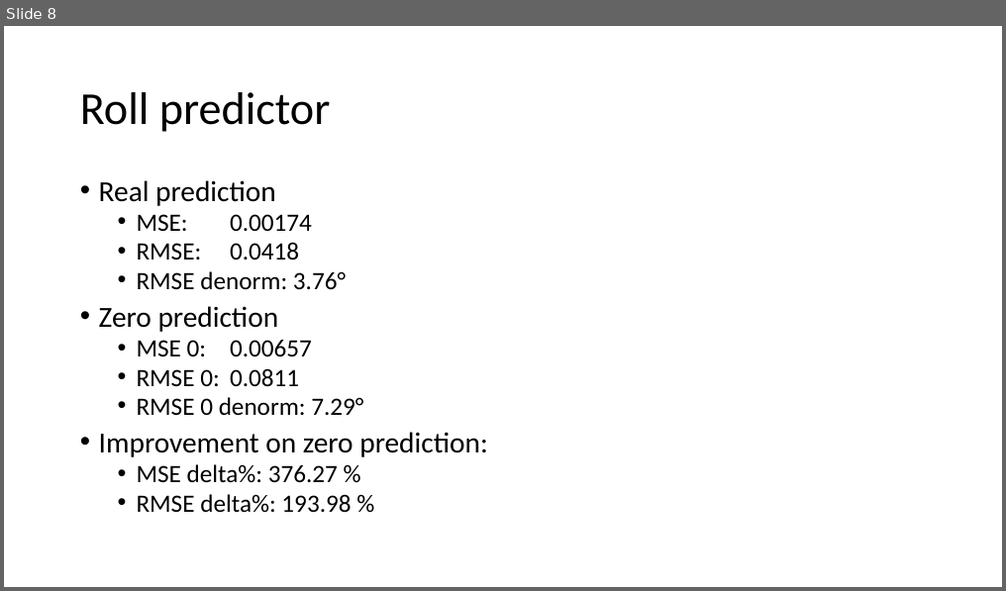
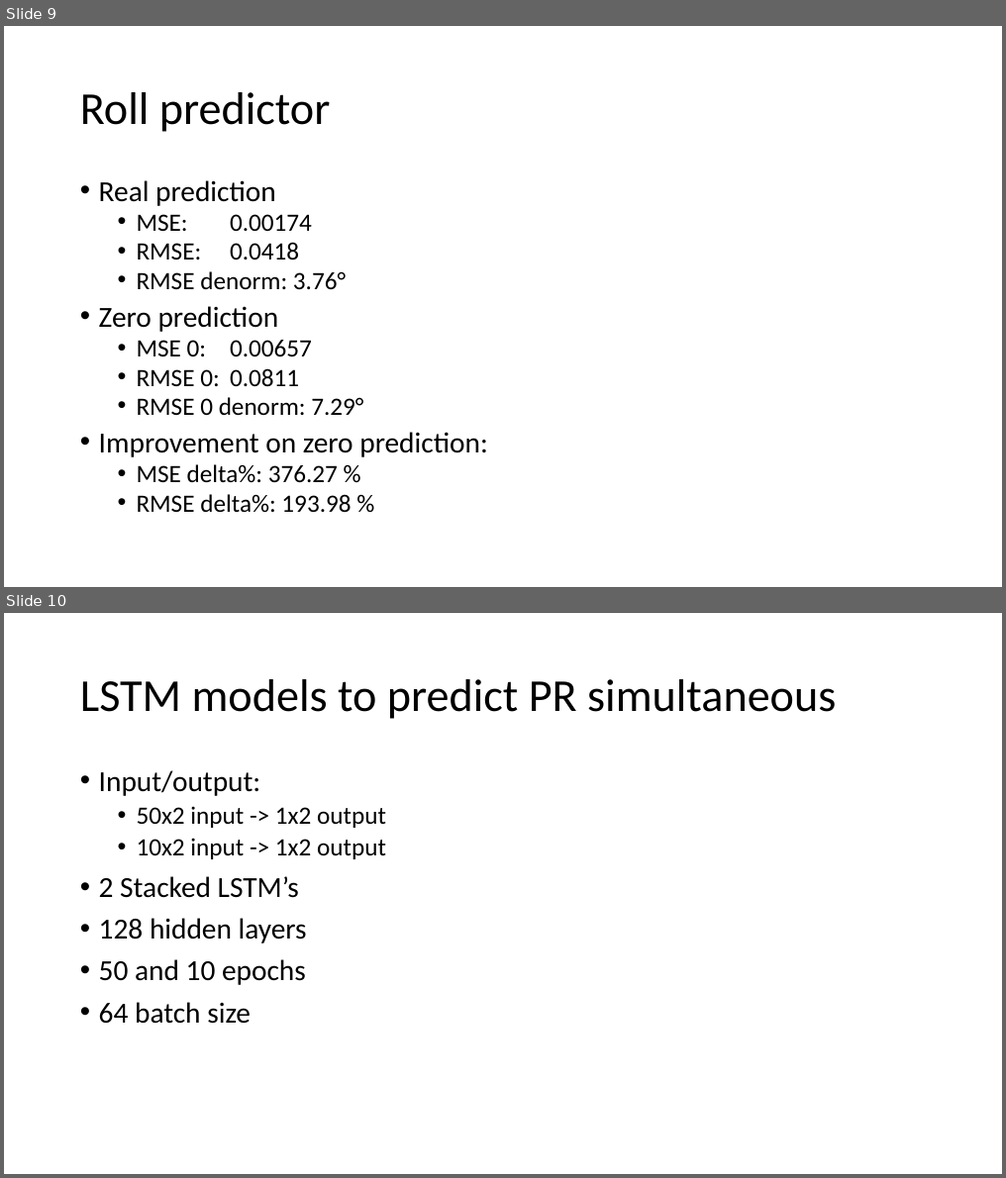
Before and after one commit to lancedw/3D-state-prediction-for-surface-vessels-using-IMU-data-and-images, a slide deck: Documentation/Presentations/Meeting 25-03-22.pptx. Shown one above the other, each under a label of ours: slide 8 before the commit, slides 9 and 10 after it. The pictures are 1006x591 and 1006x1178 pixels, drawn with LibreOffice and Linux fonts; fonts in the diff are those of the drawing. Boxes give left, top, right and bottom in pixels: in the first picture for what was removed or moved away, otherwise in the second. Text is boxed around its words. In the diff, an @@ line names an element or a change of style, - is before the commit and + after.

Commit message:
testing PR model with diff seq length

```diff
--- a/Documentation/Presentations/Meeting 25-03-22.pptx
+++ b/Documentation/Presentations/Meeting 25-03-22.pptx
@@ slide 10 added at (4, 613, 1002, 1174), background #FFFFFF @@
@@ title added at (80, 679, 836, 719), 44 pt, text #000000 @@
+LSTM models to predict PR simultaneous
@@ text added at (99, 770, 386, 1024), 28 pt, text #000000 @@
+• Input/output:
+  • 50x2 input -> 1x2 output
+  • 10x2 input -> 1x2 output
+• 2 Stacked LSTM’s
+• 128 hidden layers
+• 50 and 10 epochs
+• 64 batch size
@@ what was slide 8 is now slide 9 @@
```
Also in this commit, not shown: 2 slides changed, 13 other slides added, 9 other files.
